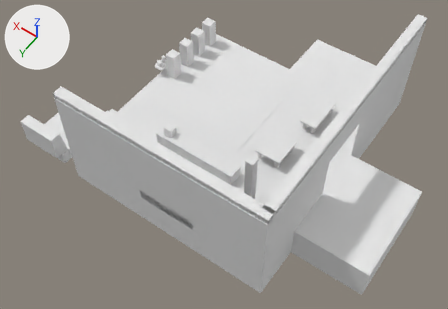
One commit to the Blender file raw_assets/3D/honest_jam.blend: the scene before it, then after it.
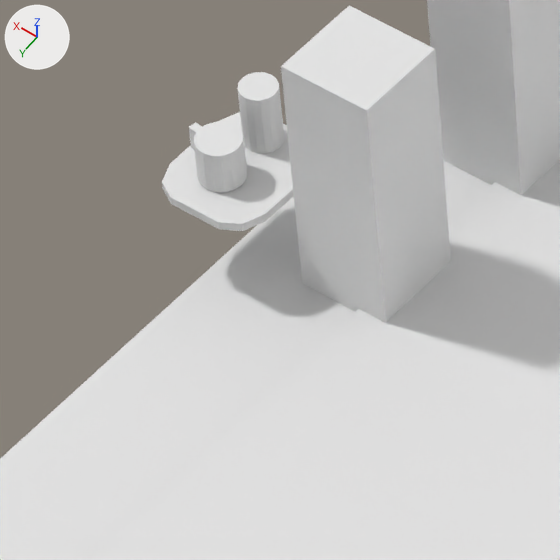
The first picture shows the older version from a camera (50 mm lens) standing at (-15.6, 29.4, 64.2) and looking at (14.1, -12.2, -1.2). The close-ups show both versions on the part from 31% to 43% of the width and 16% to 33% of the height of that picture; other places that the commit changed are outside them. Arrows for +X, +Y and +Z are at upper left; the lights stay in place.

Objects in the first close-up: 'Carpet', 'ConsumableBeer', 'ConsumableCoffee', 'Customer_0', 'Floor', 'Player', 'Tray'.
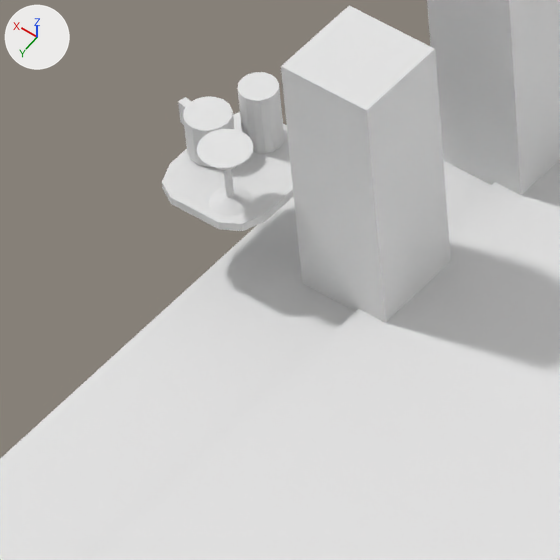
Location of each change, [x1, y1, x2, y2] in pixels of the close-ups (560 x 560 px):
'ConsumableCoffee', moved
    before: [189, 122, 247, 192]
    after: [178, 97, 234, 167]
'Wine', added
    after: [197, 129, 253, 216]

Diff of the bpy script that builds the scene:
```diff
--- a/raw_assets/3D/honest_jam.blend.py
+++ b/raw_assets/3D/honest_jam.blend.py
@@ me_cylinder @@
+me_cylinder.from_pydata(...)  # 160 vertices, 130 faces; spans x -0.378..0.378, y -0.378..0.378, z -0.002..0.967
+me_cylinder.materials.append(mat_palette)  # its picture is missing
@@ ob_consumablecoffee @@
 ob_consumablecoffee = bpy.data.objects.new('ConsumableCoffee', me_cylinder_002)
-ob_consumablecoffee.location = (29.83, -18.52, 1.45)
+ob_consumablecoffee.location = (30.26, -18.82, 1.45)
@@ ob_wine @@
+ob_wine = bpy.data.objects.new('Wine', me_cylinder)
+ob_wine.location = (29.57, -18.22, 1.43)
```
